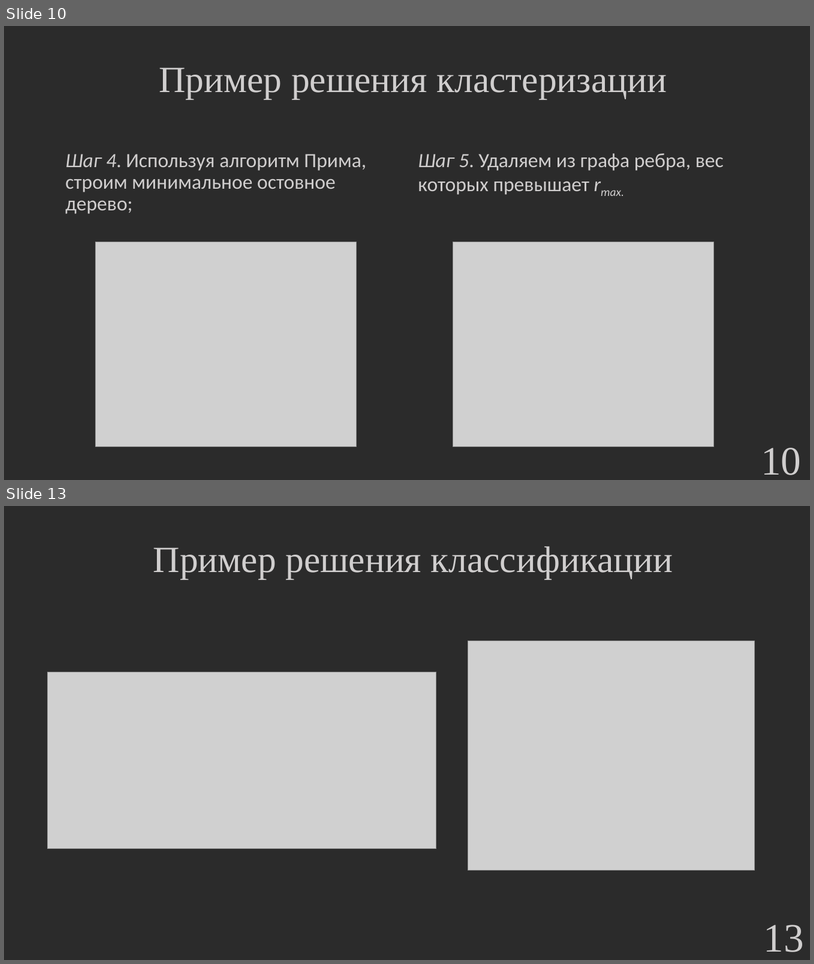
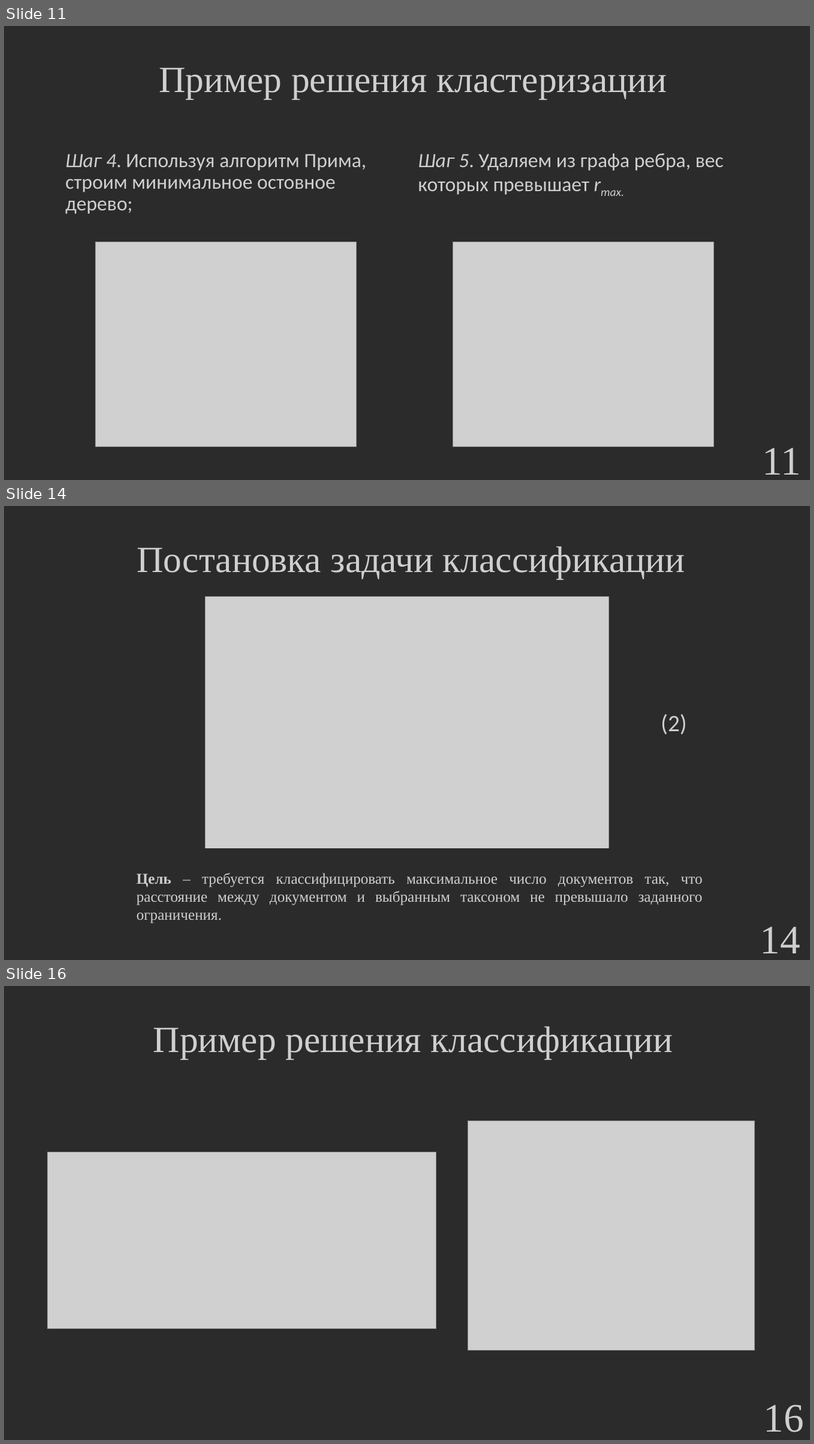
Before and after one commit to hetikk/diplom, a slide deck: docs/Презентация.pptx. Shown one above the other, each under a label of ours: slides 10 and 13 before the commit, slides 11, 14 and 16 after it; the slides between them are not shown. The pictures are 814x964 and 814x1444 pixels, drawn with LibreOffice and Linux fonts; fonts in the diff are those of the drawing; grey boxes stand for pictures; background and template pictures are left out; a plain dark background stands for a picture behind light text. Boxes give left, top, right and bottom in pixels: in the first picture for what was removed or moved away, otherwise in the second. Text is boxed around its words. In the diff, an @@ line names an element or a change of style, - is before the commit and + after.

```diff
--- a/docs/Презентация.pptx
+++ b/docs/Презентация.pptx
@@ slide 14 added at [4,506,810,960], background picture (left out) @@
@@ text added at [137,546,685,579], 44 pt, text #D0CECE @@
+Постановка задачи классификации
@@ picture added at [206,596,609,848] @@
@@ text added at [661,714,687,734], 28 pt, text #D0CECE @@
+(2)
@@ text added at [137,873,703,923], 18 pt, text #D0CECE @@
+Цель – требуется классифицировать максимальное число документов так, что расстояние между документом и выбранным таксоном не превышало заданного ограничения.
@@ page number added at [761,926,801,953], 48 pt, text #D0CECE @@
+14
@@ what was slide 10 is now slide 11 @@
@@ page number at [763,447,802,474]: text changed @@
-10
+11
@@ what was slide 13 is now slide 16 @@
@@ page number at [764,1404,804,1432]: text changed @@
-13
+16
```
Also in this commit, not shown: 15 slides changed, 4 other slides added, 11 other files.
